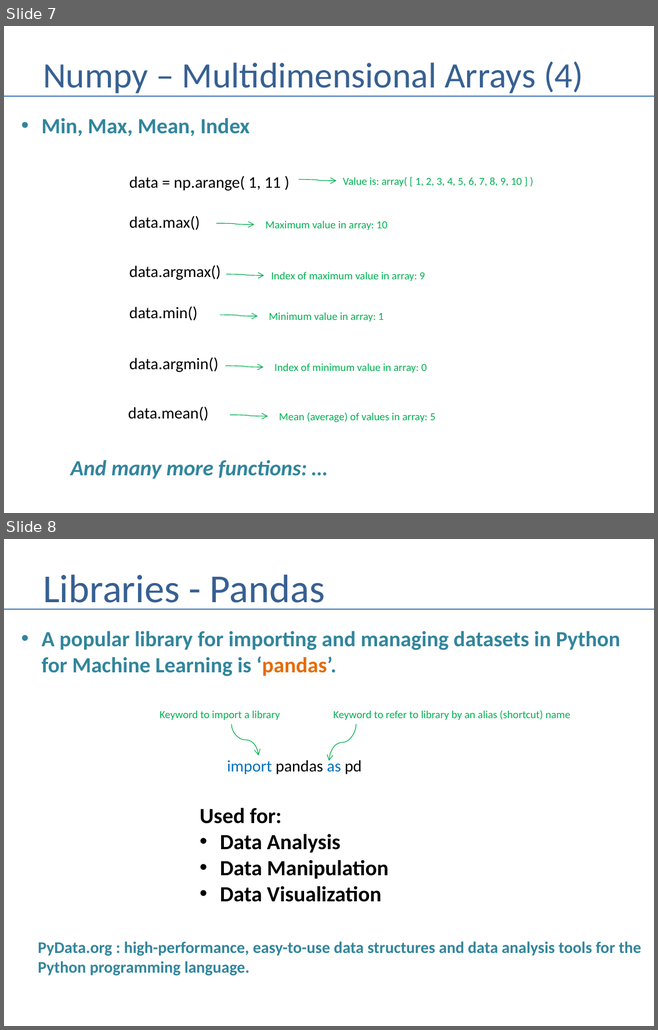
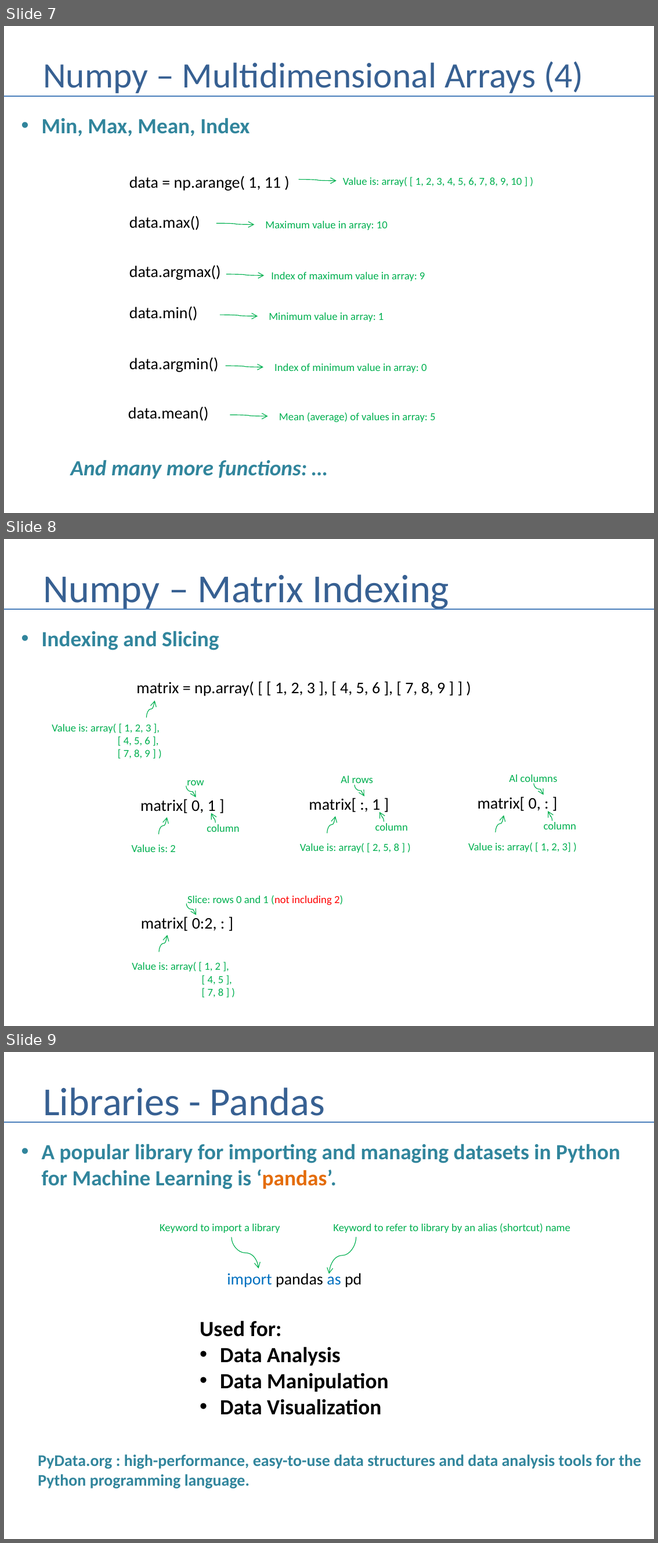
Before and after one commit to andrewferlitsch/Portland-Data-Science-Group, a slide deck: Presentations/Python - Numpy and Pandas.pptx. Shown one above the other, each under a label of ours: slides 7 and 8 before the commit, slides 7, 8 and 9 after it. The pictures are 658x1030 and 658x1543 pixels, drawn with LibreOffice and Linux fonts; fonts in the diff are those of the drawing. Boxes give left, top, right and bottom in pixels: in the first picture for what was removed or moved away, otherwise in the second. Text is boxed around its words. In the diff, an @@ line names an element or a change of style, - is before the commit and + after.

Commit message:
more numpy

```diff
--- a/Presentations/Python - Numpy and Pandas.pptx
+++ b/Presentations/Python - Numpy and Pandas.pptx
@@ slide 8 added at (4,539,654,1026), background #FFFFFF @@
@@ title added at (43,574,449,610), 44 pt, text #376092 @@
+Numpy – Matrix Indexing
@@ line added from (4, 609) to (654, 609), #4B7EBC 1.5 pt @@
@@ text added at (42,631,219,650), 24 pt, text #31859C, bold @@
+• Indexing and Slicing
@@ text added at (136,682,445,696), 18 pt, text #000000 @@
+matrix = np.array( [ [ 1, 2, 3 ], [ 4, 5, 6 ], [ 7, 8, 9 ] ] )
@@ curved arrow added from (146, 718) to (155, 701), #00B050 0.75 pt @@
@@ text added at (52,723,151,758), 12 pt, text #00B050 @@
+Value is: array( [ 1, 2, 3 ],
+[ 4, 5, 6 ],
+[ 7, 8, 9 ] )
@@ text added at (187,780,204,789), 12 pt, text #00B050 @@
+row
@@ text added at (340,776,373,787), 12 pt, text #00B050 @@
+Al rows
@@ text added at (509,774,557,785), 12 pt, text #00B050 @@
+Al columns
@@ text added at (140,799,216,815), 18 pt, text #000000 @@
+matrix[ 0, 1 ]
@@ curved arrow added from (186, 786) to (195, 798), #00B050 0.75 pt @@
@@ text added at (308,798,380,814), 18 pt, text #000000 @@
+matrix[ :, 1 ]
@@ curved arrow added from (354, 784) to (364, 797), #00B050 0.75 pt @@
@@ text added at (477,797,540,811), 18 pt, text #000000 @@
+matrix[ 0, : ]
@@ curved arrow added from (534, 783) to (543, 795), #00B050 0.75 pt @@
@@ curved arrow added from (159, 835) to (167, 817), #00B050 0.75 pt @@
@@ curved arrow added from (215, 823) to (211, 813), #00B050 0.75 pt @@
@@ curved arrow added from (327, 833) to (335, 816), #00B050 0.75 pt @@
@@ curved arrow added from (383, 821) to (379, 812), #00B050 0.75 pt @@
@@ curved arrow added from (495, 832) to (503, 815), #00B050 0.75 pt @@
@@ curved arrow added from (552, 821) to (547, 811), #00B050 0.75 pt @@
@@ text added at (206,823,239,832), 12 pt, text #00B050 @@
+column
@@ text added at (375,823,408,831), 12 pt, text #00B050 @@
+column
@@ text added at (543,822,576,830), 12 pt, text #00B050 @@
+column
@@ text added at (132,845,175,852), 12 pt, text #00B050 @@
+Value is: 2
@@ text added at (300,843,399,853), 12 pt, text #00B050 @@
+Value is: array( [ 2, 5, 8 ] )
@@ text added at (468,842,571,852), 12 pt, text #00B050 @@
+Value is: array( [ 1, 2, 3] )
@@ curved arrow added from (187, 903) to (197, 915), #00B050 0.75 pt @@
@@ text added at (187,895,343,907), 12 pt, text #00B050 @@
+Slice: rows 0 and 1 (not including 2)
@@ text added at (141,917,217,931), 18 pt, text #000000 @@
+matrix[ 0:2, : ]
@@ curved arrow added from (159, 952) to (167, 935), #00B050 0.75 pt @@
@@ text added at (132,962,223,997), 12 pt, text #00B050 @@
+Value is: array( [ 1, 2 ],
+[ 4, 5 ],
+[ 7, 8 ] )
@@ what was slide 8 is now slide 9 @@
```
Also in this commit, not shown: 2 slides changed.
